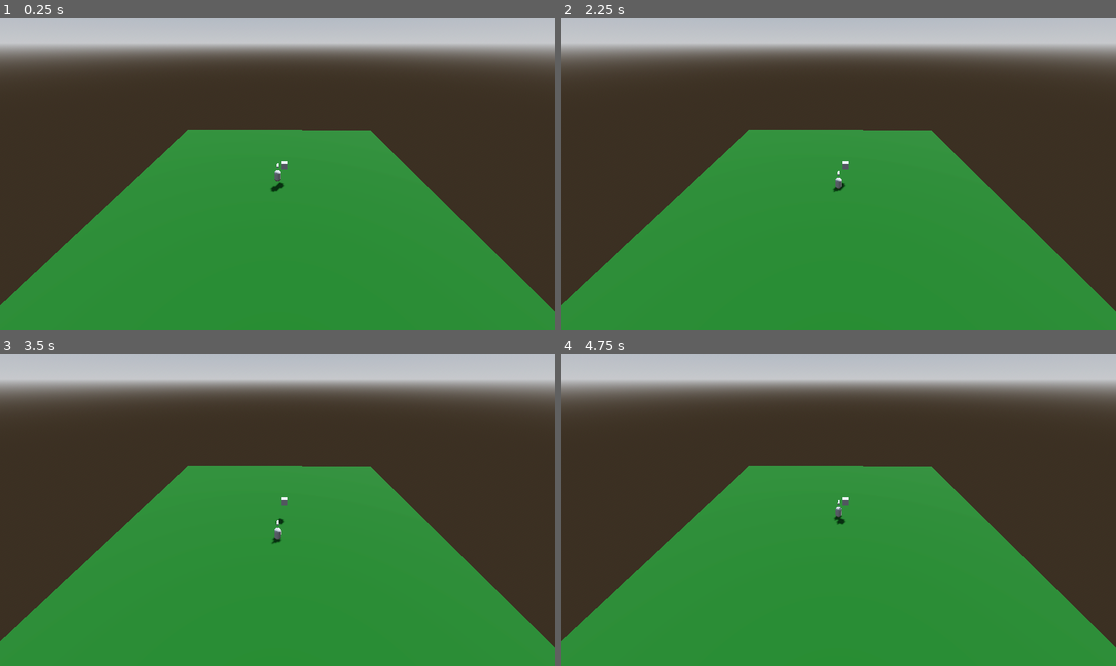
Above: before the commit, frames 1-4 (two rows, left to right).
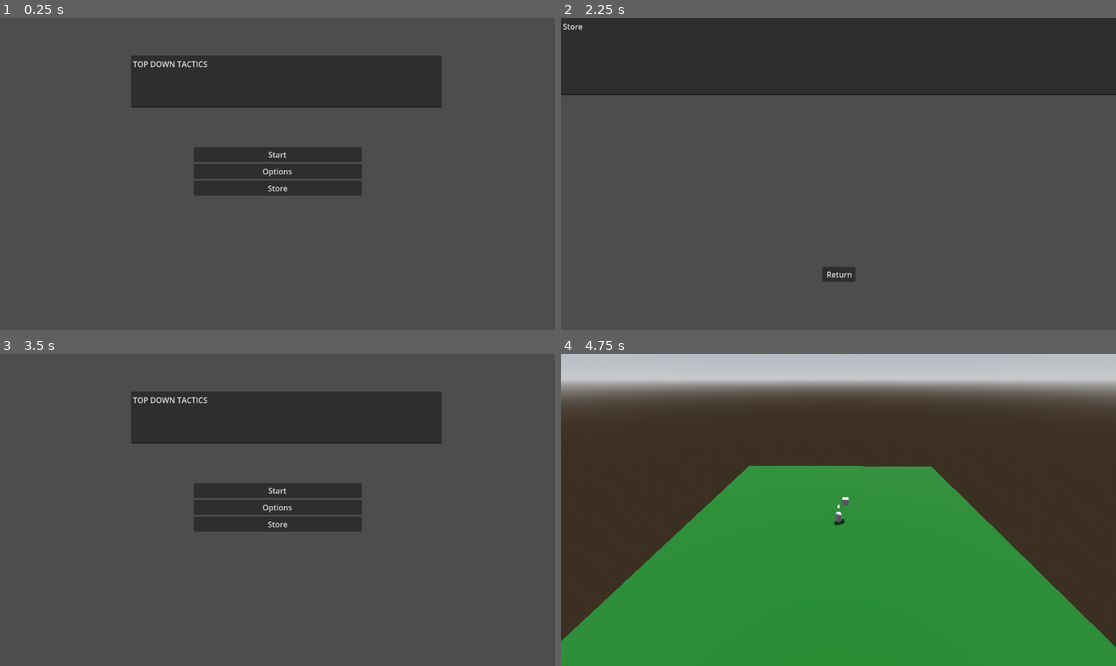
Above: after the commit, the same moments.

Repository: SonnieBays/Digi-game-thingiabob
Game: Godot game, scene res://menu.tscn
The game is run twice, just before and just after one commit, with the same random seed, the same clock (stepped at 60 frames per second) and the same inputs. Before the commit the project starts from res://world.tscn.
Inputs (mouse positions are in pixels of both pictures, inside the frame that each line leads up to):
- Up to frame 1 (0.25 s): no input
- Up to frame 2 (2.25 s): click (838, 170) at 0.5 s, where only the run after the commit has a clickable "Options"; click (838, 283) at 1.25 s, where only the run after the commit has a clickable "Return"; click (838, 189) at 2 s, where only the run after the commit has a clickable "Store"
- Up to frame 3 (3.5 s): click (277, 609) at 2.75 s, where only the run after the commit has a clickable "Return"
- Up to frame 4 (4.75 s): click (838, 491) at 3.5 s, where only the run after the commit has a clickable "Start"; tap Enter at 4.25 s; move the mouse to (960, 494) at 4.27 s; hold Right (ui_right) from 4.28 s (still down); click (960, 494) at 4.35 s

The runs differ from the first frame. In frame 1, 91% of the frame differs, in the area x 0-100%, y 0-100%; in frame 2, 93%; in frame 3, 91%; in frame 4, less than 0.1%.
Error in both runs: Invalid access to property or key 'position' on a base object of type 'Dictionary'. (res://PlayerManager.gd:36)

Commit message:
Made the menu
Connected buttons to scripts and made levels

Diff:
--- /dev/null
+++ b/menu.gd
@@ -0,0 +1,26 @@
+extends Control
+
+var world = "res://world.tscn"
+var store = "res://store.tscn"
+var options = "res://options.tscn"
+# Called when the node enters the scene tree for the first time.
+func _ready():
+	pass # Replace with function body.
+
+
+# Called every frame. 'delta' is the elapsed time since the previous frame.
+func _process(delta):
+	pass
+
+
+func _on_start_button_pressed():
+	get_tree().change_scene_to_file(world)
+
+
+func _on_options_button_pressed():
+	get_tree().change_scene_to_file(options)
+
+
+
+func _on_store_button_pressed():
+	get_tree().change_scene_to_file(store)
--- /dev/null
+++ b/menu.tscn
@@ -0,0 +1,58 @@
+[gd_scene load_steps=3 format=3 uid="uid://baaqv2y5dbqj3"]
+
+[ext_resource type="Script" path="res://menu.gd" id="1_pbh8w"]
+
+[sub_resource type="Theme" id="Theme_fv7ey"]
+
+[node name="Menu" type="Control"]
+layout_mode = 3
+anchors_preset = 15
+anchor_right = 1.0
+anchor_bottom = 1.0
+grow_horizontal = 2
+grow_vertical = 2
+theme = SubResource("Theme_fv7ey")
+script = ExtResource("1_pbh8w")
+
+[node name="VBoxContainer" type="VBoxContainer" parent="."]
+layout_mode = 1
+anchors_preset = 8
+anchor_left = 0.5
+anchor_top = 0.5
+anchor_right = 0.5
+anchor_bottom = 0.5
+offset_left = -174.5
+offset_top = -56.0
+offset_right = 174.5
+offset_bottom = 56.0
+grow_horizontal = 2
+grow_vertical = 2
+
+[node name="StartButton" type="Button" parent="VBoxContainer"]
+layout_mode = 2
+text = "Start
+"
+
+[node name="OptionsButton" type="Button" parent="VBoxContainer"]
+layout_mode = 2
+text = "Options"
+
+[node name="StoreButton" type="Button" parent="VBoxContainer"]
+layout_mode = 2
+text = "Store"
+
+[node name="TextEdit" type="TextEdit" parent="."]
+layout_mode = 1
+anchors_preset = 5
+anchor_left = 0.5
+anchor_right = 0.5
+offset_left = -304.0
+offset_top = 78.0
+offset_right = 341.0
+offset_bottom = 186.0
+grow_horizontal = 2
+text = "TOP DOWN TACTICS"
+
+[connection signal="pressed" from="VBoxContainer/StartButton" to="." method="_on_start_button_pressed"]
+[connection signal="pressed" from="VBoxContainer/OptionsButton" to="." method="_on_options_button_pressed"]
+[connection signal="pressed" from="VBoxContainer/StoreButton" to="." method="_on_store_button_pressed"]
--- /dev/null
+++ b/options.gd
@@ -0,0 +1,15 @@
+extends Control
+var menu = "res://menu.tscn"
+
+# Called when the node enters the scene tree for the first time.
+func _ready():
+	pass # Replace with function body.
+
+
+# Called every frame. 'delta' is the elapsed time since the previous frame.
+func _process(delta):
+	pass
+
+
+func _on_return_pressed():
+	get_tree().change_scene_to_file(menu)
--- /dev/null
+++ b/options.tscn
@@ -0,0 +1,40 @@
+[gd_scene load_steps=2 format=3 uid="uid://bcse5lbx0upvo"]
+
+[ext_resource type="Script" path="res://options.gd" id="1_q88ij"]
+
+[node name="Options" type="Control"]
+layout_mode = 3
+anchors_preset = 15
+anchor_right = 1.0
+anchor_bottom = 1.0
+grow_horizontal = 2
+grow_vertical = 2
+script = ExtResource("1_q88ij")
+
+[node name="VBoxContainer" type="VBoxContainer" parent="."]
+layout_mode = 1
+anchors_preset = 7
+anchor_left = 0.5
+anchor_top = 1.0
+anchor_right = 0.5
+anchor_bottom = 1.0
+offset_left = -30.0
+offset_top = -113.0
+offset_right = 31.0
+offset_bottom = -77.0
+grow_horizontal = 2
+grow_vertical = 0
+
+[node name="Return" type="Button" parent="VBoxContainer"]
+layout_mode = 2
+text = "Return"
+
+[node name="TextEdit" type="TextEdit" parent="."]
+layout_mode = 0
+offset_left = 408.0
+offset_top = 117.0
+offset_right = 846.0
+offset_bottom = 333.0
+text = "Options"
+
+[connection signal="pressed" from="VBoxContainer/Return" to="." method="_on_return_pressed"]
--- a/project.godot
+++ b/project.godot
@@ -11,7 +11,7 @@
 [application]
 
 config/name="Top down tactics"
-run/main_scene="res://world.tscn"
+run/main_scene="res://menu.tscn"
 config/features=PackedStringArray("4.1", "Forward Plus")
 config/icon="res://icon.svg"
 
--- /dev/null
+++ b/store.gd
@@ -0,0 +1,15 @@
+extends Control
+var menu = "res://menu.tscn"
+
+# Called when the node enters the scene tree for the first time.
+func _ready():
+	pass # Replace with function body.
+
+
+# Called every frame. 'delta' is the elapsed time since the previous frame.
+func _process(delta):
+	pass
+
+
+func _on_button_pressed():
+	get_tree().change_scene_to_file(menu)
--- /dev/null
+++ b/store.tscn
@@ -0,0 +1,38 @@
+[gd_scene load_steps=2 format=3 uid="uid://cnt5ac23e8r5q"]
+
+[ext_resource type="Script" path="res://store.gd" id="1_3t1xk"]
+
+[node name="Store" type="Control"]
+layout_mode = 3
+anchors_preset = 15
+anchor_right = 1.0
+anchor_bottom = 1.0
+grow_horizontal = 2
+grow_vertical = 2
+script = ExtResource("1_3t1xk")
+
+[node name="TextEdit" type="TextEdit" parent="."]
+layout_mode = 0
+offset_right = 1172.0
+offset_bottom = 160.0
+text = "Store"
+
+[node name="VBoxContainer" type="VBoxContainer" parent="."]
+layout_mode = 1
+anchors_preset = 7
+anchor_left = 0.5
+anchor_top = 1.0
+anchor_right = 0.5
+anchor_bottom = 1.0
+offset_left = -34.0
+offset_top = -131.0
+offset_right = 35.0
+offset_bottom = -99.0
+grow_horizontal = 2
+grow_vertical = 0
+
+[node name="Button" type="Button" parent="VBoxContainer"]
+layout_mode = 2
+text = " Return"
+
+[connection signal="pressed" from="VBoxContainer/Button" to="." method="_on_button_pressed"]
--- /dev/null
+++ b/world.gd
@@ -0,0 +1,11 @@
+extends Node3D
+
+var menu = "res://menu.tscn"
+# Called when the node enters the scene tree for the first time.
+func _ready():
+	pass # Replace with function body.
+
+
+# Called every frame. 'delta' is the elapsed time since the previous frame.
+func _process(delta):
+	pass
--- a/world.tscn
+++ b/world.tscn
@@ -1,5 +1,6 @@
-[gd_scene load_steps=12 format=3 uid="uid://hdk311i8xp5e"]
+[gd_scene load_steps=13 format=3 uid="uid://hdk311i8xp5e"]
 
+[ext_resource type="Script" path="res://world.gd" id="1_h4i3v"]
 [ext_resource type="Script" path="res://PlayerManager.gd" id="1_t54i8"]
 
 [sub_resource type="ProceduralSkyMaterial" id="ProceduralSkyMaterial_mjs4l"]
@@ -36,6 +37,7 @@
 [sub_resource type="CapsuleShape3D" id="CapsuleShape3D_v07f2"]
 
 [node name="world" type="Node3D"]
+script = ExtResource("1_h4i3v")
 
 [node name="WorldEnvironment" type="WorldEnvironment" parent="."]
 environment = SubResource("Environment_pcamo")
Not shown, added: Futuristic City Parallax/LICENSE.txt
Binary file added: Futuristic City Parallax/background.png
Not shown, added: Futuristic City Parallax/background.png.import
Binary file added: Futuristic City Parallax/city1plan.png
Not shown, added: Futuristic City Parallax/city1plan.png.import
Binary file added: Futuristic City Parallax/city2plan.png
Not shown, added: Futuristic City Parallax/city2plan.png.import
Binary file added: Futuristic City Parallax/city3plan.png
Not shown, added: Futuristic City Parallax/city3plan.png.import
Binary file added: Futuristic City Parallax/city4plan.png
Not shown, added: Futuristic City Parallax/city4plan.png.import
Binary file added: Futuristic City Parallax/light.png
(and 7 more such lines)
